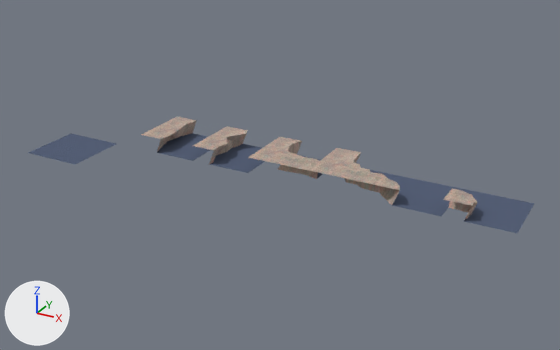
Renders of the Blender file mould-men/Assets/Cave Tileset/cave_water.blend from each side of a commit.
Both versions are drawn from a 50 mm camera at (17.16, -17.29, 8.82) aimed at (7.0, 1.18, -0.42). Arrows for +X, +Y and +Z are at lower left; the lights stay in place. The older version comes first.

The first picture shows 'Water', 'water_concave1', 'water_concave2', 'water_convex1', 'water_convex2', 'water_edge1', 'water_edge2'.
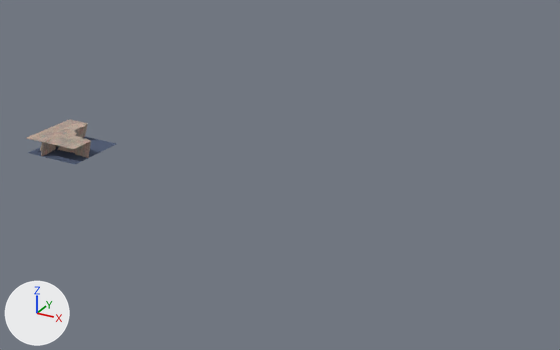
Where the newer file only moved an object's origin or applied its transform, the numbers keep the older frame.

The change in detail:
me_plane_006 is used by ob_water_concave1; location (7.0, 2.0, 0.0); rotation (0.0, 0.0, -4.712), in degrees (0, 0, -270).
me_plane_006 had 44 vertices, 64 faces and spanned x -1.0..1.0, y -1.0..1.0, z -0.5..0.02.
me_plane_006 now has 44 vertices, 64 faces and spans x -3.0..-1.0, y 6.0..8.0, z -0.5..0.02.
me_plane_006 part 1: the whole mesh is moved by (-2.0, 7.0, 0.0).
me_plane_017 is used by ob_water_concave2; location (9.0, 2.0, 0.0); rotation (0.0, 0.0, -4.712), in degrees (0, 0, -270).
me_plane_017 had 44 vertices, 64 faces and spanned x -1.0..1.0, y -1.0..1.0, z -0.5..0.02.
me_plane_017 now has 44 vertices, 64 faces and spans x -3.0..-1.0, y 8.0..10.0, z -0.5..0.02.
me_plane_017 part 2: the whole mesh is moved by (-2.0, 9.0, 0.0).
Object 'water_convex1' (ob_water_convex1) moves from (11.0, 2.0, 0.0) to (0.0, 0.0, 0.0).
Object 'water_convex2' (ob_water_convex2) moves from (13.0, 2.0, 0.0) to (0.0, 0.0, 0.0).
Object 'water_edge1' (ob_water_edge1) moves from (3.0, 2.0, 0.0) to (0.0, 0.0, 0.0).
Object 'water_edge2' (ob_water_edge2) moves from (5.0, 2.0, 0.0) to (0.0, 0.0, 0.0).

What differs and where, as boxes (x1, y1, x2, y2) in the pictures (560 x 350 px):
'water_convex2', moved: before (443, 188, 534, 233); after (32, 132, 90, 164)
'water_concave2', moved: before (309, 148, 398, 193); after (26, 119, 116, 158)
'water_convex1', moved: before (373, 174, 463, 216); after (40, 142, 55, 160)
'water_edge2', moved: before (193, 126, 265, 173); after (27, 122, 88, 159)
'water_concave1', moved: before (248, 137, 323, 179); after (40, 121, 90, 153)
'water_edge1', moved: before (141, 117, 210, 161); after (42, 129, 84, 161)
'Water', unchanged, covered by the edit: before (28, 134, 116, 164); after (28, 147, 86, 160)
